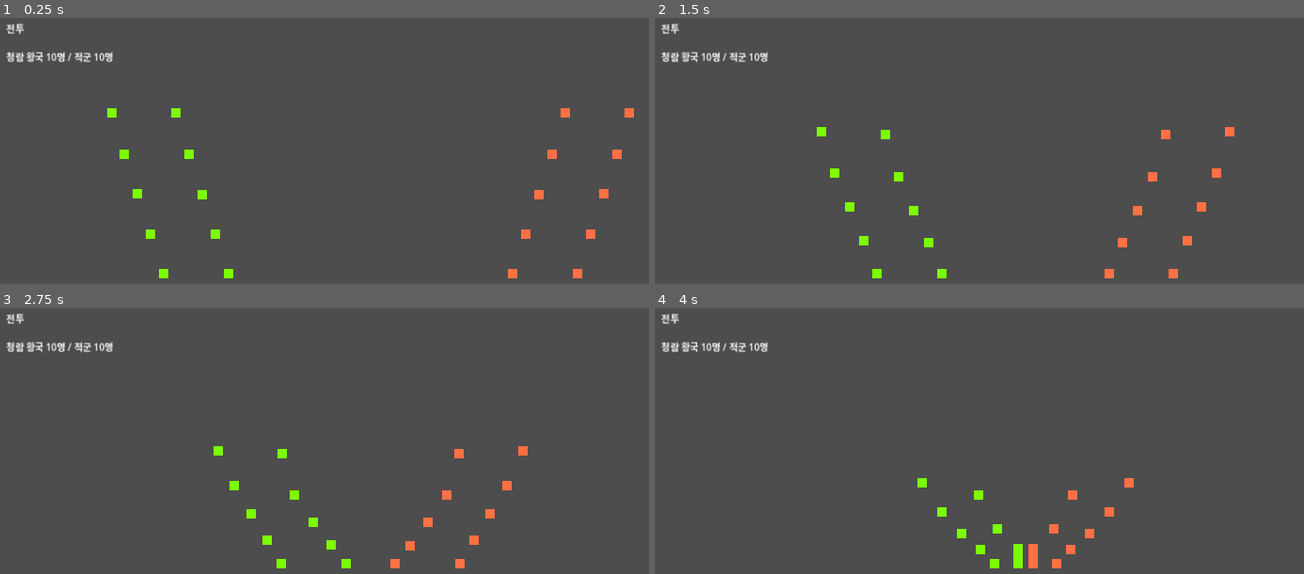
Above: before the commit, frames 1-4 (two rows, left to right).
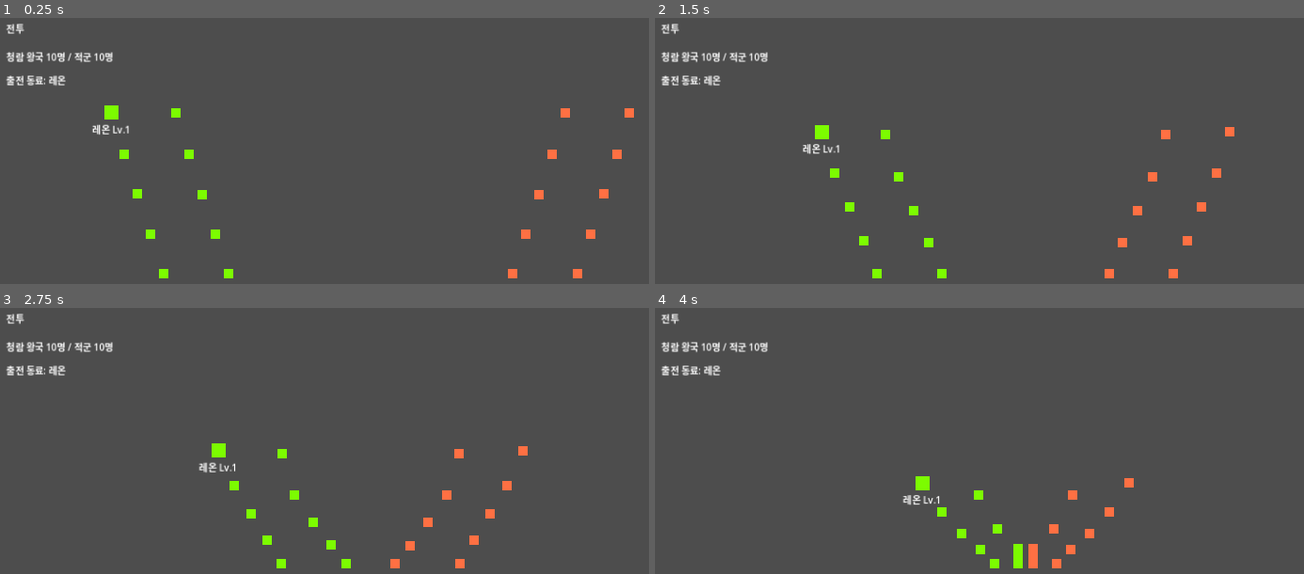
Above: after the commit, the same moments.

Repository: yogitobi31/season-of-warlords
Game: Godot game, scene res://scenes/Battle.tscn
Two runs of this game, one before a commit and one after it. Both use one fixed random seed, a clock stepped at 60 frames per second and the inputs below. This scene is started directly instead of the project's main scene.
Inputs:
- Up to frame 1 (0.25 s): no input
- Up to frame 2 (1.5 s): no input
- Up to frame 3 (2.75 s): no input
- Up to frame 4 (4 s): no input

The runs differ from the first frame. In frame 1, 0.4% of the frame differs, in the area x 1-20%, y 21-44%; in frame 2, 0.4%; in frame 3, 0.4%, in the area x 1-37%, y 21-62%; in frame 4, 0.4%.

Commit message:
Add deployable companion units to battle

Diff:
--- a/scripts/Battle.gd
+++ b/scripts/Battle.gd
@@ -8,6 +8,7 @@
 var enemy_units: Array[Unit] = []
 var result_label: Label
 var count_label: Label
+var companions_label: Label
 var _battle_finished := false
 
 func _ready() -> void:
@@ -28,15 +29,27 @@
 	count_label.text = "병력 집계 중..."
 	add_child(count_label)
 
+	companions_label = Label.new()
+	companions_label.position = Vector2(20, 108)
+	companions_label.size = Vector2(1240, 36)
+	companions_label.text = "출전 동료: 없음"
+	add_child(companions_label)
+
 func spawn_teams() -> void:
-	var player_bonuses := GameState.get_total_companion_bonuses()
+	var joined_companions: Array = GameState.get_joined_companions()
+	var deployed_companions: Array[String] = []
+	var companion_count := min(joined_companions.size(), UNITS_PER_TEAM)
+
 	for i in UNITS_PER_TEAM:
 		var p := Unit.new()
 		p.team = Unit.TEAM_PLAYER
-		p.max_hp += player_bonuses["max_hp"]
-		p.attack_power += player_bonuses["attack_power"]
-		p.move_speed += player_bonuses["move_speed"]
-		p.attack_range += player_bonuses["attack_range"]
+		if i < companion_count:
+			var companion: Dictionary = joined_companions[i]
+			p.is_companion = true
+			p.unit_name = str(companion.get("name", "동료"))
+			p.level = int(companion.get("level", 1))
+			_apply_companion_stats(p, str(companion.get("id", "")), p.level)
+			deployed_companions.append(p.unit_name)
 		p.global_position = Vector2(180 + i * 22, 170 + (i % 5) * 70)
 		add_child(p)
 		player_units.append(p)
@@ -46,6 +59,25 @@
 		e.global_position = Vector2(1100 - i * 22, 170 + (i % 5) * 70)
 		add_child(e)
 		enemy_units.append(e)
+
+	if deployed_companions.is_empty():
+		companions_label.text = "출전 동료: 없음"
+	else:
+		companions_label.text = "출전 동료: %s" % ", ".join(deployed_companions)
+
+func _apply_companion_stats(unit: Unit, companion_id: String, level: int) -> void:
+	var level_bonus := max(level - 1, 0)
+	match companion_id:
+		"leon":
+			unit.max_hp += 40.0 + level_bonus * 6.0
+		"garon":
+			unit.attack_power += 5.0 + level_bonus * 1.2
+		"elin":
+			unit.move_speed += 40.0 + level_bonus * 4.0
+		"mira":
+			unit.attack_range += 28.0 + level_bonus * 2.5
+		_:
+			unit.max_hp += 20.0 + level_bonus * 4.0
 
 func _process(delta: float) -> void:
 	if _battle_finished:
--- a/scripts/Unit.gd
+++ b/scripts/Unit.gd
@@ -13,17 +13,33 @@
 @export var attack_cooldown: float = 0.8
 @export var team: int = TEAM_PLAYER
 
+var unit_name: String = ""
+var is_companion: bool = false
+var level: int = 1
+
 var hp: float
 var _cooldown_timer: float = 0.0
 var _shape: ColorRect
+var name_label: Label
 
 func _ready() -> void:
 	hp = max_hp
 	_shape = ColorRect.new()
-	_shape.size = Vector2(16, 16)
-	_shape.position = Vector2(-8, -8)
+	var body_size := Vector2(16, 16)
+	if is_companion:
+		body_size = Vector2(24, 24)
+	_shape.size = body_size
+	_shape.position = -body_size * 0.5
 	_shape.color = Color("7CFC00") if team == TEAM_PLAYER else Color("FF7043")
 	add_child(_shape)
+
+	if is_companion and unit_name != "":
+		name_label = Label.new()
+		name_label.horizontal_alignment = HORIZONTAL_ALIGNMENT_CENTER
+		name_label.size = Vector2(160, 22)
+		name_label.position = Vector2(-80, body_size.y * 0.5 + 4)
+		name_label.text = "%s Lv.%d" % [unit_name, level]
+		add_child(name_label)
 
 func is_alive() -> bool:
 	return hp > 0.0
